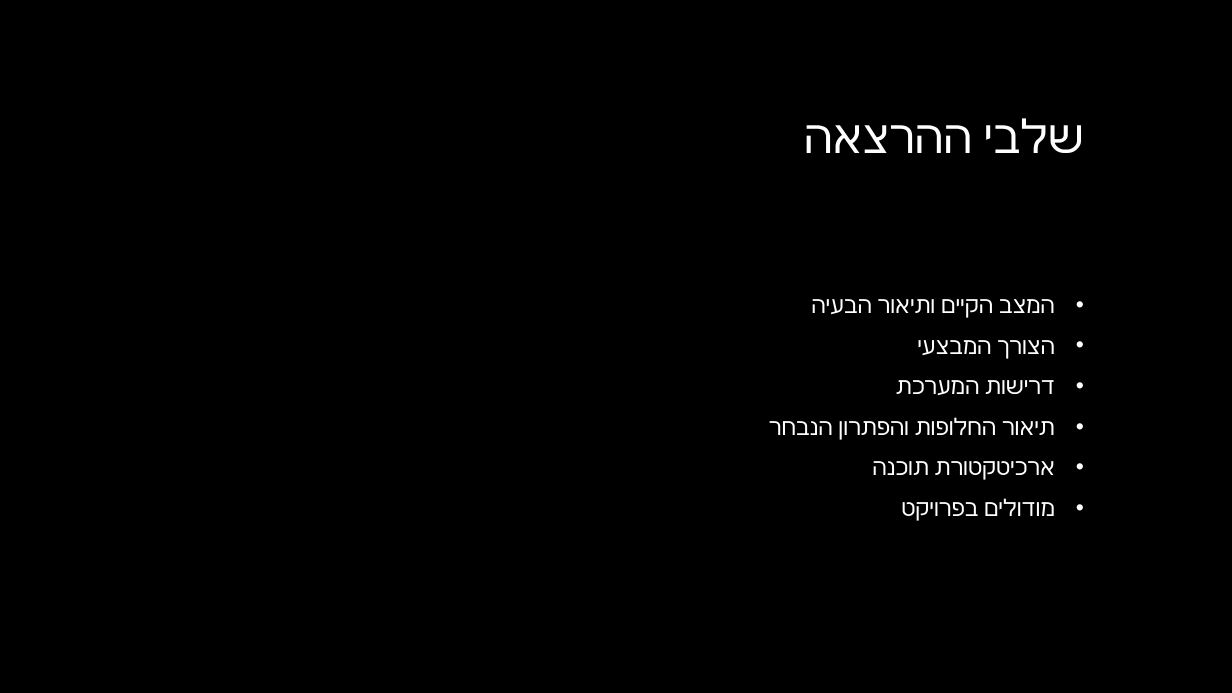
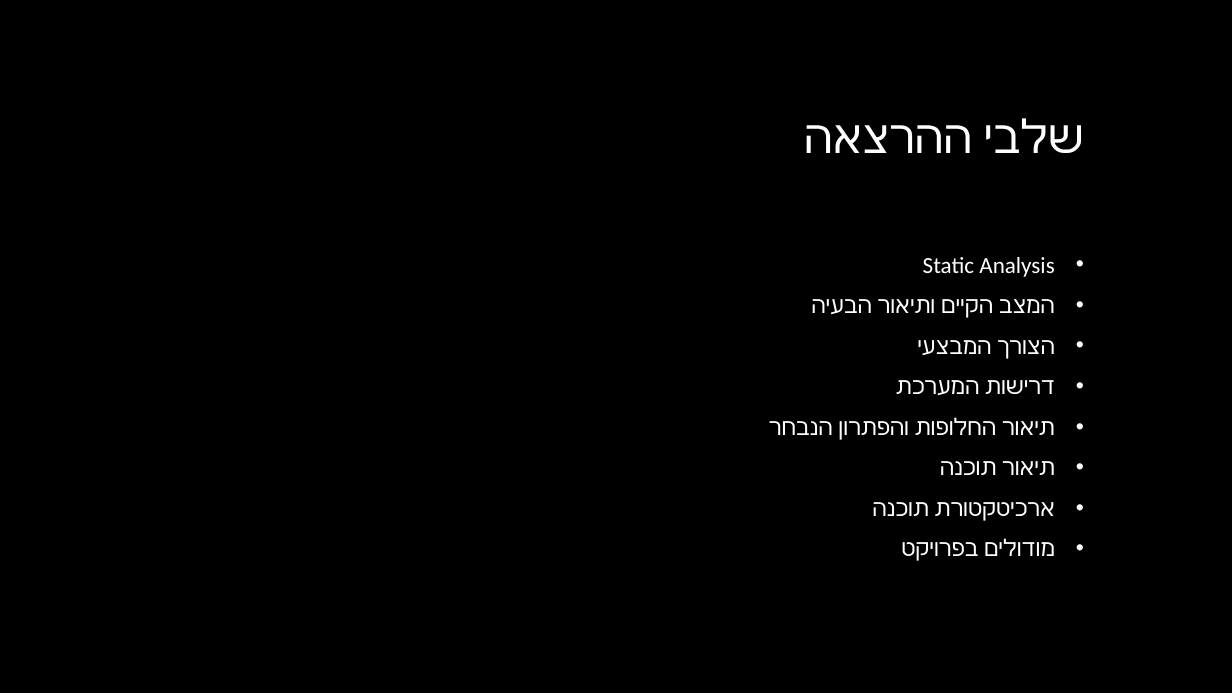
Before and after one commit to shenhavmor10/ShenhavProjNew, a slide deck: slide 2 of shenhavArmyNew/Word/פרויקט גמר.pptx. Drawn at 1232x693 pixels with LibreOffice and Linux fonts; fonts in the diff are those of the drawing; background and template pictures are left out. Boxes give left, top, right and bottom in pixels: in the first picture for what was removed or moved away, otherwise in the second. Text is boxed around its words. In the diff, an @@ line names an element or a change of style, - is before the commit and + after.

```diff
--- a/shenhavArmyNew/Word/פרויקט גמר.pptx
+++ b/shenhavArmyNew/Word/פרויקט גמר.pptx
@@ text at (923, 257, 1054, 277): paragraph added @@
+• Static Analysis
@@ text at (872, 461, 1055, 516): paragraph added @@
+• תיאור תוכנה
```
Also in this commit, not shown: 10 other slides changed, 4 slides added.
